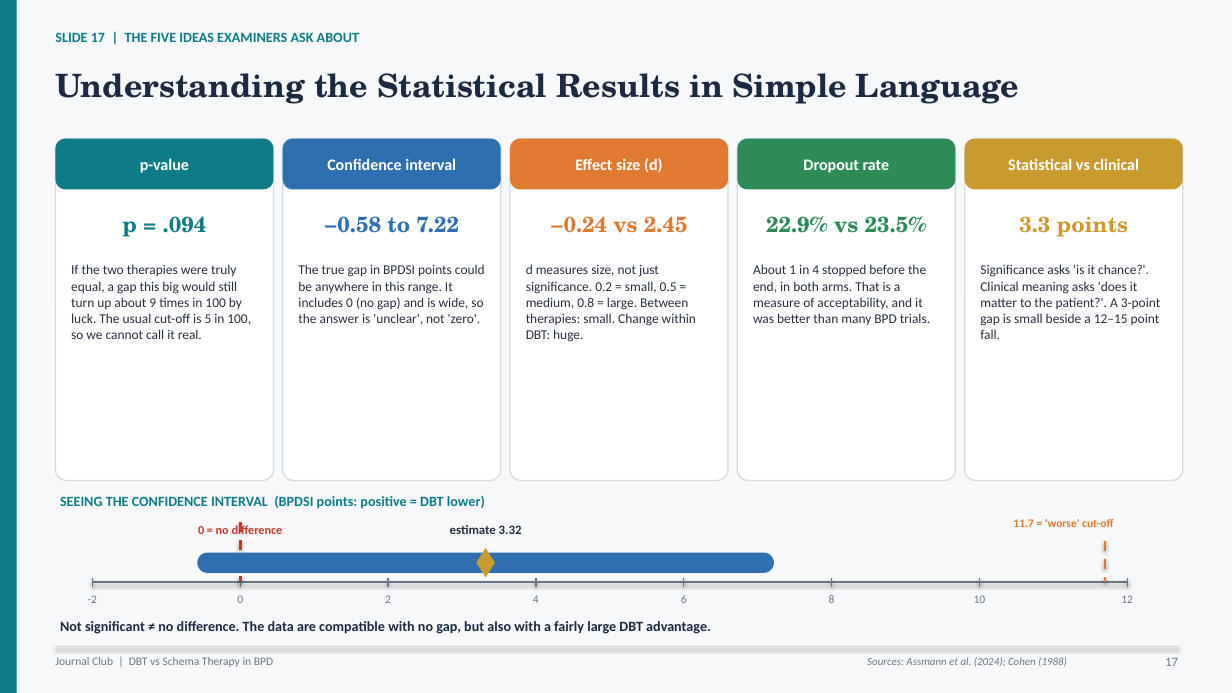
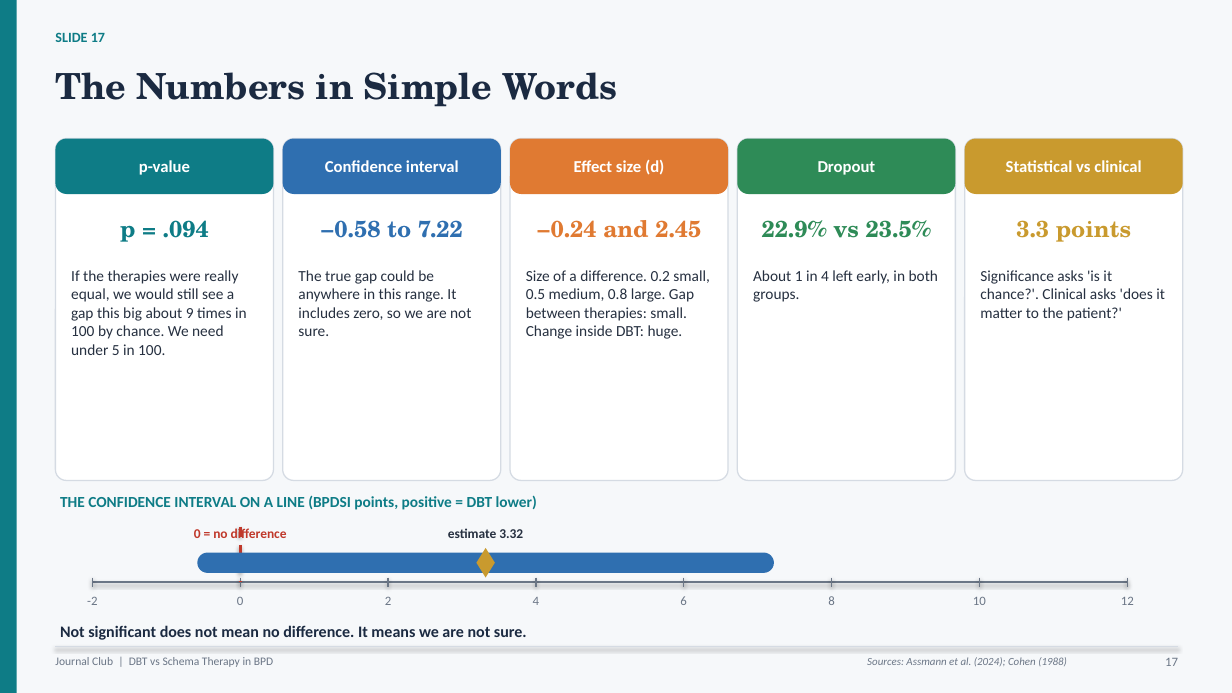
Before and after one commit to tejasdangodra786-byte/Dango-kiro, a slide deck: slide 17 of DBT_vs_Schema_Therapy_BPD_JournalClub.pptx. Drawn at 1232x693 pixels with LibreOffice and Linux fonts; fonts in the diff are those of the drawing. Boxes give left, top, right and bottom in pixels: in the first picture for what was removed or moved away, otherwise in the second. Text is boxed around its words. In the diff, an @@ line names an element or a change of style, - is before the commit and + after.

Commit message:
Rewrite journal club deck in simpler language with fewer words per slide

```diff
--- a/DBT_vs_Schema_Therapy_BPD_JournalClub.pptx
+++ b/DBT_vs_Schema_Therapy_BPD_JournalClub.pptx
@@ text at (x1=55, y1=32, x2=105, y2=42): text changed @@
-SLIDE 17 | THE FIVE IDEAS EXAMINERS ASK ABOUT
+SLIDE 17
@@ text at (x1=55, y1=72, x2=617, y2=107): text changed; size 25 to 28 pt @@
-Understanding the Statistical Results in Simple Language
+The Numbers in Simple Words
@@ rounded rectangle "p-value" resized from (x1=55, y1=139, x2=274, y2=189) to (x1=55, y1=139, x2=274, y2=194) @@
@@ rounded rectangle "Confidence interval" resized from (x1=283, y1=139, x2=501, y2=189) to (x1=283, y1=139, x2=501, y2=194) @@
@@ rounded rectangle "Effect size (d)" resized from (x1=510, y1=139, x2=728, y2=189) to (x1=510, y1=139, x2=728, y2=194) @@
@@ rounded rectangle "Dropout" resized from (x1=738, y1=139, x2=956, y2=189) to (x1=738, y1=139, x2=956, y2=194) @@
@@ size 12.5 to 13 pt in 4 elements at (x1=55, y1=139, x2=274, y2=194), (x1=283, y1=139, x2=501, y2=194), (x1=510, y1=139, x2=728, y2=194), (x1=965, y1=139, x2=1183, y2=194) @@
@@ rounded rectangle "Statistical vs clinical" resized from (x1=965, y1=139, x2=1183, y2=189) to (x1=965, y1=139, x2=1183, y2=194) @@
@@ text in rounded rectangle at (x1=818, y1=161, x2=876, y2=175): text changed; size 12.5 to 13 pt @@
-Dropout rate
+Dropout
@@ size 17 to 18 pt in 4 elements at (x1=120, y1=220, x2=209, y2=242), (x1=320, y1=220, x2=463, y2=238), (x1=762, y1=220, x2=931, y2=238), (x1=1016, y1=220, x2=1131, y2=242) @@
@@ text at (x1=537, y1=220, x2=701, y2=238): text changed; size 17 to 18 pt @@
-−0.24 vs 2.45
+−0.24 and 2.45
@@ text at (x1=71, y1=270, x2=247, y2=355): text changed; size 10.5 to 12 pt @@
-If the two therapies were truly equal, a gap this big would still turn up about 9 times in 100 by luck. The usual cut-off is 5 in 100, so we cannot call it real.
+If the therapies were really equal, we would still see a gap this big about 9 times in 100 by chance. We need under 5 in 100.
@@ text at (x1=298, y1=270, x2=471, y2=336): text changed; size 10.5 to 12 pt @@
-The true gap in BPDSI points could be anywhere in this range. It includes 0 (no gap) and is wide, so the answer is 'unclear', not 'zero'.
+The true gap could be anywhere in this range. It includes zero, so we are not sure.
@@ text at (x1=526, y1=270, x2=710, y2=339): text changed; size 10.5 to 12 pt @@
-d measures size, not just significance. 0.2 = small, 0.5 = medium, 0.8 = large. Between therapies: small. Change within DBT: huge.
+Size of a difference. 0.2 small, 0.5 medium, 0.8 large. Gap between therapies: small. Change inside DBT: huge.
@@ text at (x1=753, y1=270, x2=938, y2=302): text changed; size 10.5 to 12 pt @@
-About 1 in 4 stopped before the end, in both arms. That is a measure of acceptability, and it was better than many BPD trials.
+About 1 in 4 left early, in both groups.
@@ text at (x1=980, y1=270, x2=1165, y2=321): text changed; size 10.5 to 12 pt @@
-Significance asks 'is it chance?'. Clinical meaning asks 'does it matter to the patient?'. A 3-point gap is small beside a 12–15 point fall.
+Significance asks 'is it chance?'. Clinical asks 'does it matter to the patient?'
@@ text at (x1=60, y1=495, x2=537, y2=510): text changed; size 11 to 12 pt @@
-SEEING THE CONFIDENCE INTERVAL (BPDSI points: positive = DBT lower)
+THE CONFIDENCE INTERVAL ON A LINE (BPDSI points, positive = DBT lower)
@@ text "0 = no difference" at (x1=194, y1=527, x2=287, y2=538): size 9.5 to 10.5 pt @@
@@ line moved from (240, 522) - (240, 582) to (240, 527) - (240, 582) @@
@@ text "estimate 3.32" at (x1=448, y1=528, x2=523, y2=538): size 10 to 10.5 pt @@
@@ text removed at (x1=1013, y1=519, x2=1113, y2=527) @@
-11.7 = 'worse' cut-off
@@ line removed from (1105, 541) to (1105, 582) @@
@@ size 9 to 10 pt in 8 elements at (x1=87, y1=597, x2=97, y2=605), (x1=237, y1=597, x2=243, y2=605), (x1=385, y1=597, x2=391, y2=605), (x1=533, y1=597, x2=539, y2=605), (x1=680, y1=596, x2=686, y2=605), (x1=828, y1=596, x2=834, y2=605), (x1=973, y1=597, x2=986, y2=605), (x1=1121, y1=597, x2=1134, y2=605) @@
@@ text at (x1=60, y1=625, x2=527, y2=640): text changed; size 11 to 12.5 pt @@
-Not significant ≠ no difference. The data are compatible with no gap, but also with a fairly large DBT advantage.
+Not significant does not mean no difference. It means we are not sure.
```
Also in this commit, not shown: 35 other slides changed.
